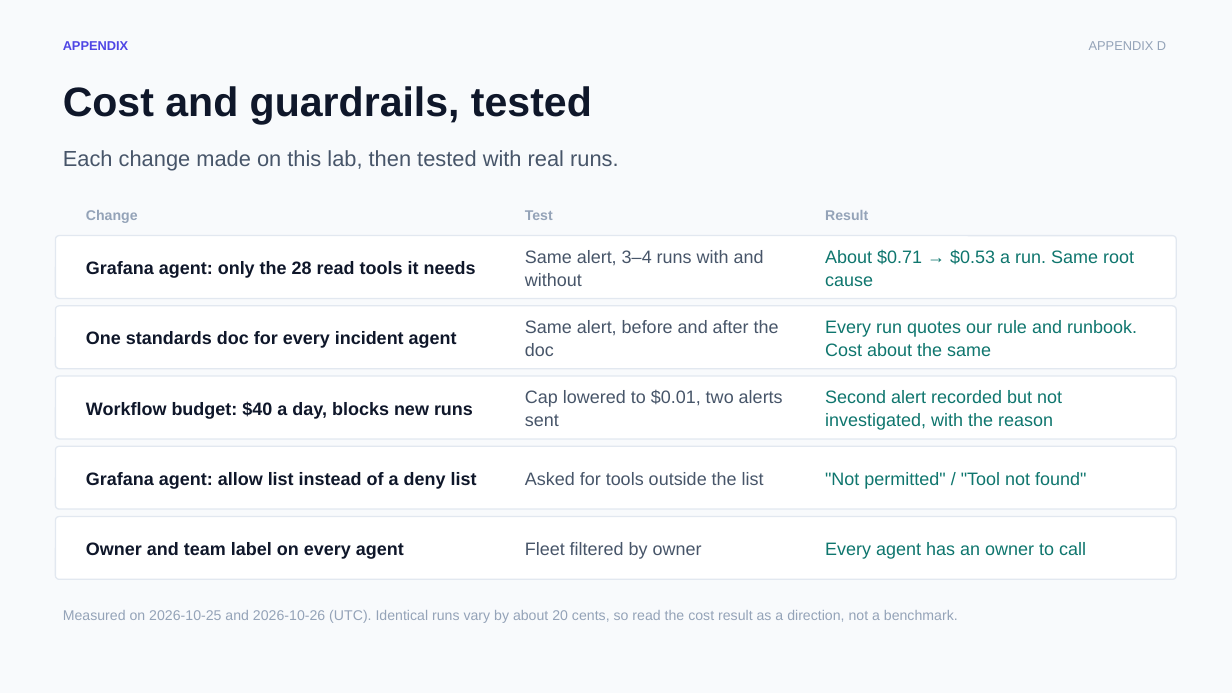
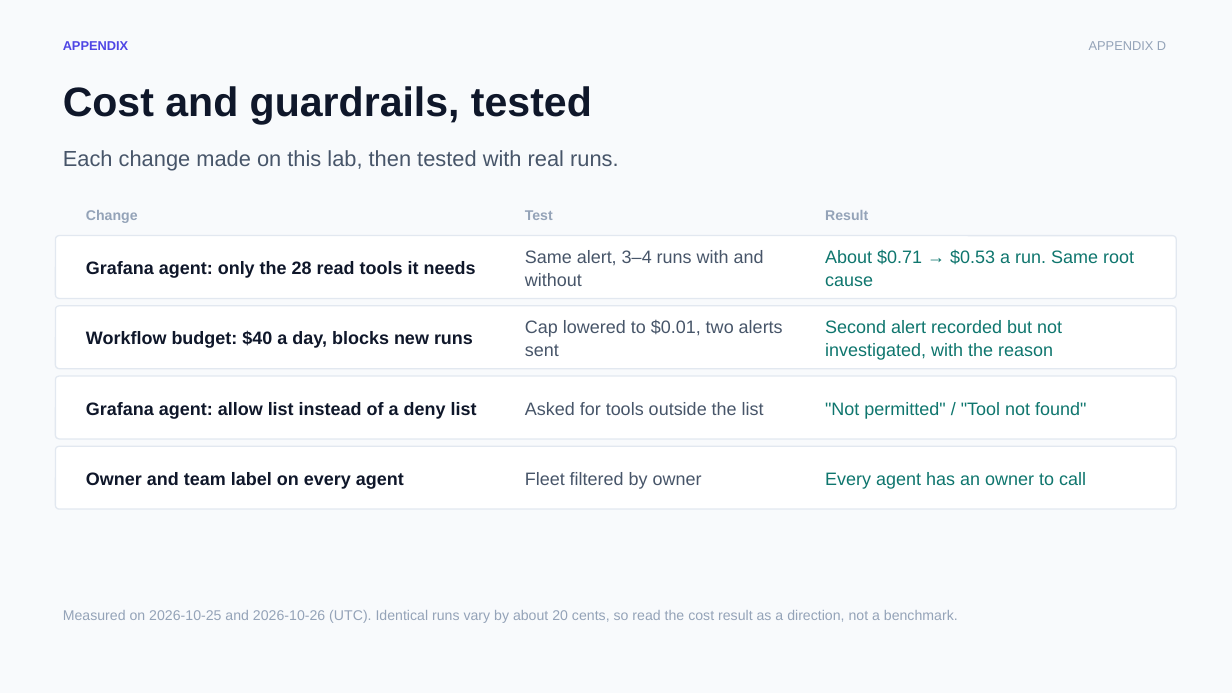
Before and after one commit to chizeni24/komodor-production-lab, a slide deck: slide 18 of docs/presentation/KAOP_Customer_Pitch.pptx. Drawn at 1232x693 pixels with LibreOffice and Linux fonts; fonts in the diff are those of the drawing. Boxes give left, top, right and bottom in pixels: in the first picture for what was removed or moved away, otherwise in the second. Text is boxed around its words. In the diff, an @@ line names an element or a change of style, - is before the commit and + after.

```diff
--- a/docs/presentation/KAOP_Customer_Pitch.pptx
+++ b/docs/presentation/KAOP_Customer_Pitch.pptx
@@ text removed at box(525, 320, 779, 356) @@
-Same alert, before and after the doc
@@ text removed at box(825, 320, 1137, 356) @@
-Every run quotes our rule and runbook. Cost about the same
@@ text removed at box(86, 331, 457, 348) @@
-One standards doc for every incident agent
@@ 9 texts: place and size @@
-9 texts at box(86, 390, 1086, 559)
+9 texts at box(86, 319, 1086, 489)
@@ rounded rectangle removed at box(55, 517, 1177, 579) @@
```
Also in this commit, not shown: 1 other slide changed, 6 other files.
